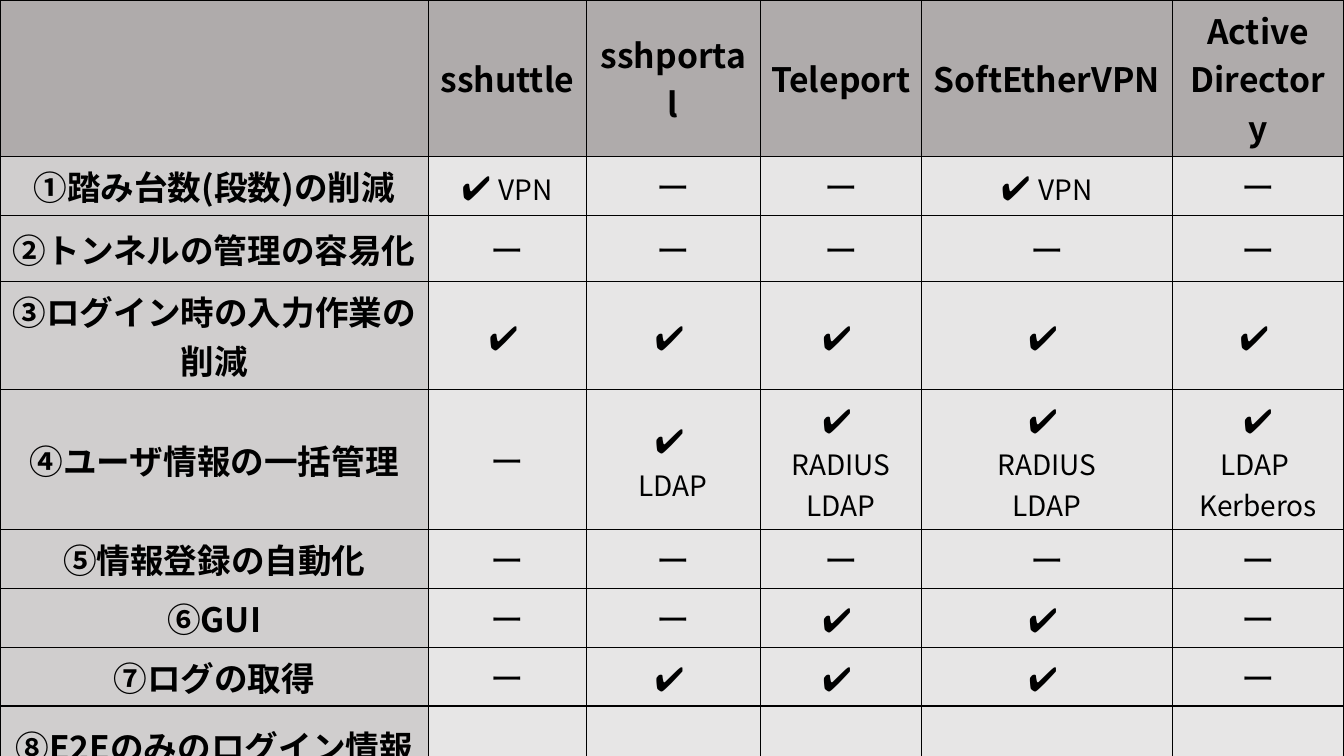
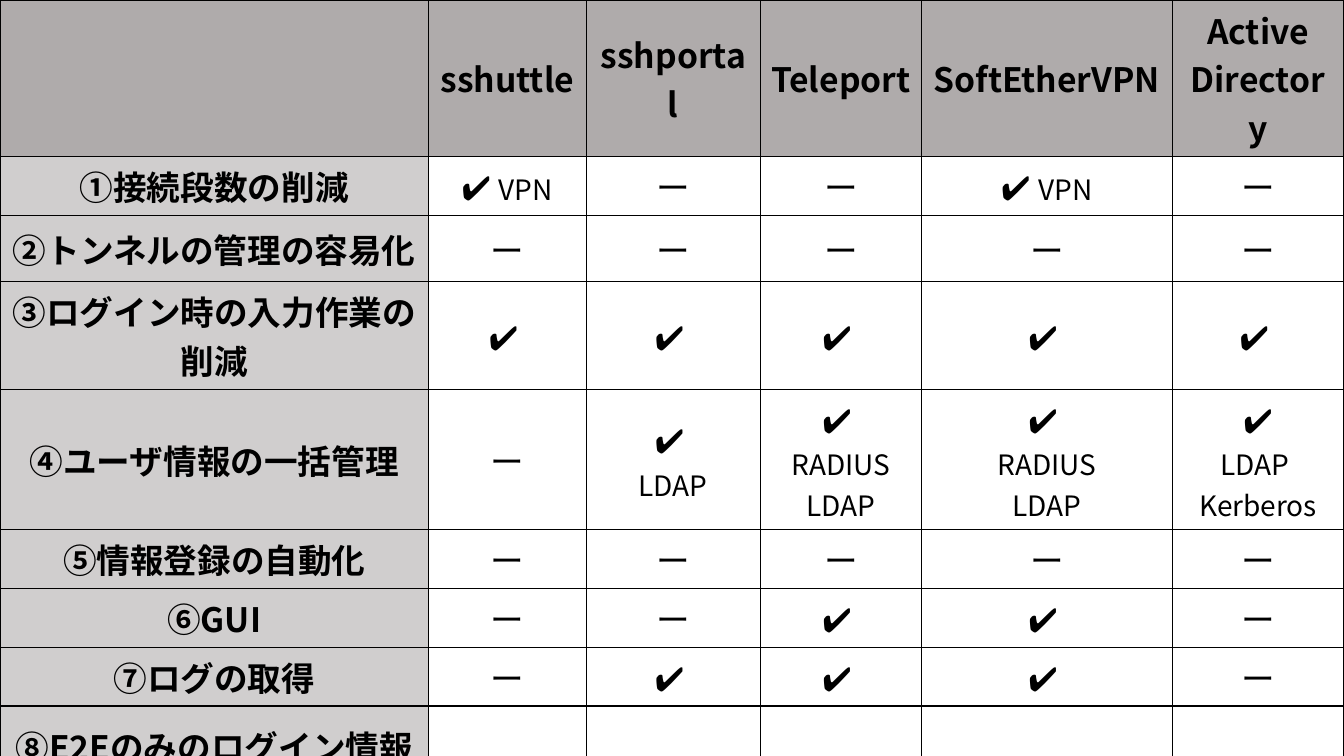
Before and after one commit to Alice-to-Bob/Graduate_School, a slide deck: slide 9 of SUBTHEME/graphs/telework_list.pptx. Drawn at 1344x756 pixels with LibreOffice and Linux fonts; fonts in the diff are those of the drawing. Boxes give left, top, right and bottom in pixels: in the first picture for what was removed or moved away, otherwise in the second. Text is boxed around its words. In the diff, an @@ line names an element or a change of style, - is before the commit and + after.

```diff
--- a/SUBTHEME/graphs/telework_list.pptx
+++ b/SUBTHEME/graphs/telework_list.pptx
@@ table at [0,0,1344,722] @@
-row 2, column 1: ①踏み台数(段数)の削減
+row 2, column 1: ①接続段数の削減
@@ fill #E7E6E6 to #FFFFFF in 40 cells @@
```
Also in this commit, not shown: 7 other slides changed, 11 other files.
